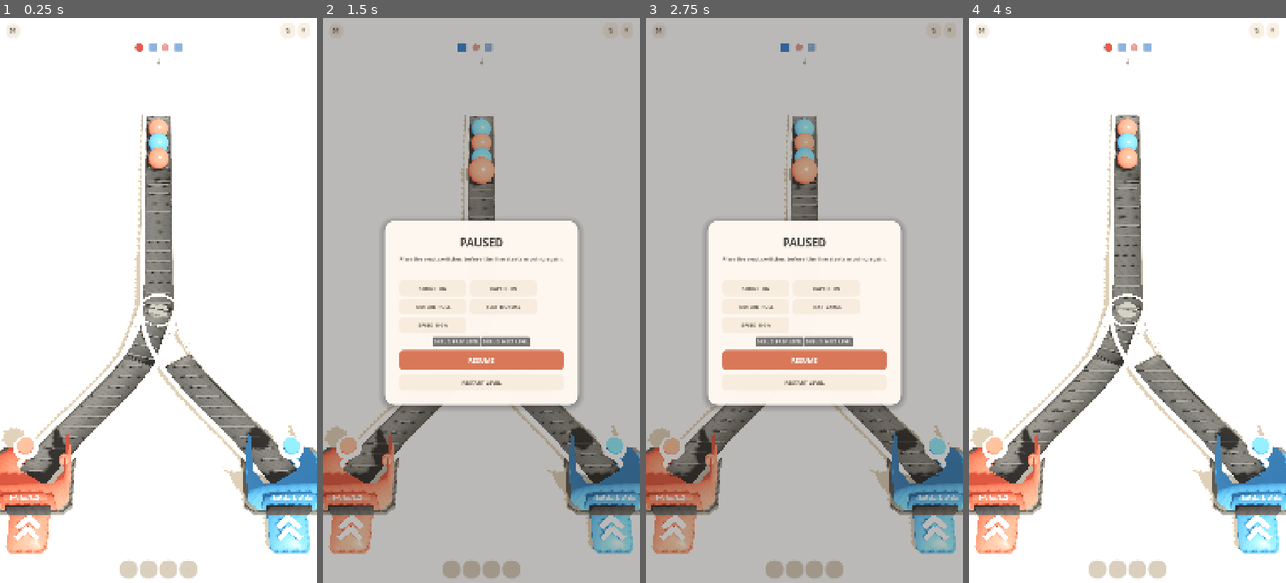
Above: before the commit, frames 1-4 (left to right).
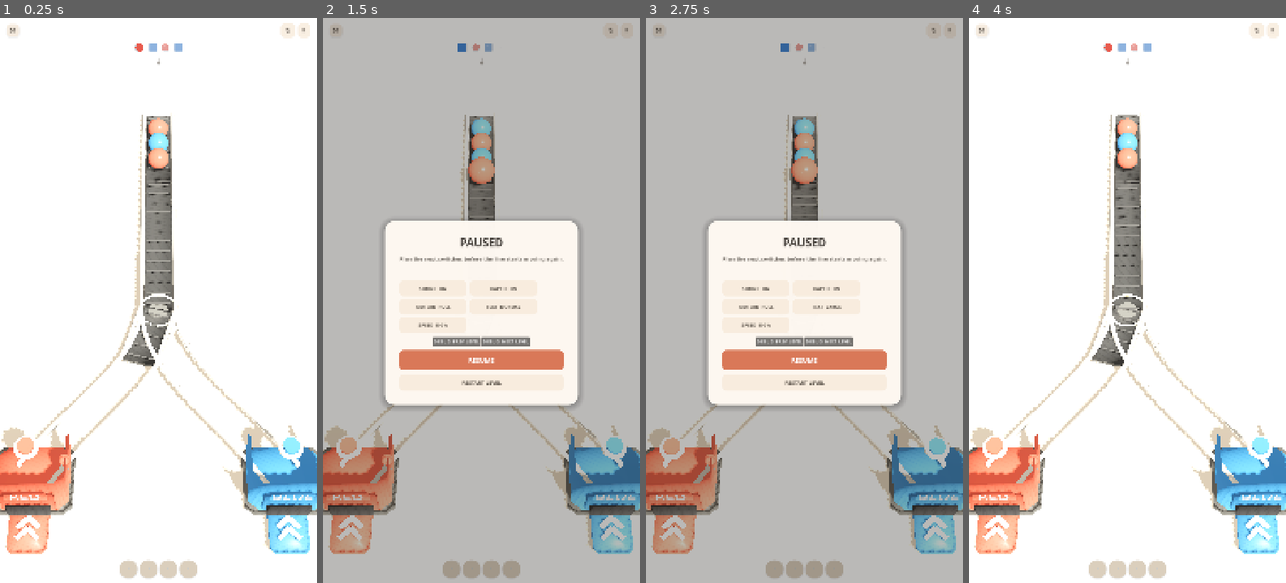
Above: after the commit, the same moments.

Repository: mocchaust64/rail_game
Game: Godot game, scene res://app/main.tscn
The game is run twice, just before and just after one commit, with the same random seed, the same clock (stepped at 60 frames per second) and the same inputs.
Inputs:
- Up to frame 1 (0.25 s): no input
- Up to frame 2 (1.5 s): click "↻" at 0.5 s; click "Ⅱ" at 1.25 s
- Up to frame 3 (2.75 s): click "TEXT NORMAL" at 2 s
- Up to frame 4 (4 s): click "RESTART LEVEL" at 2.75 s; click "↻" at 3.5 s

The runs differ from the first frame. In frame 1, 4.9% of the frame differs, in the area x 6-94%, y 59-83%; in frame 2, 3.0%; in frame 3, 3.0%; in frame 4, 5.0%.

Commit message:
visual: separate guide rails from active conveyor routes

Diff:
--- a/game/level_builder.gd
+++ b/game/level_builder.gd
@@ -1,12 +1,11 @@
 class_name LevelBuilder
 extends RefCounted
-# Builds gameplay plus the reference-video presentation. Junction outgoing paths
-# keep their pale guide rails visible, but the dark belt starts after the long
-# rotating conveyor section owned by JunctionActor.
+# Builds gameplay plus the reference-video presentation. Possible routes are
+# visible as pale guide rails; junctions own the dark moving bridge that connects
+# one branch at a time.
 
 const LEVEL_PATH := "res://levels/level_%02d.json"
 const BLOCKING_TYPES := ["receiver", "source"]
-const JUNCTION_VISUAL_GAP := 1.50
 
 
 static func load_data(level_number: int) -> Dictionary:
@@ -65,6 +64,7 @@
             "source":
                 var source := SourceActor.new()
                 source.position = positions[id]
+                source.rotation.y = deg_to_rad(float(node.get("rotation_y", 0.0)))
                 world.add_child(source)
                 source.configure(String(id), String(node.get("source_style", "compact")))
                 sources[id] = source
@@ -109,6 +109,13 @@
         var id := String(raw_id)
         var node: Dictionary = nodes_by_id[id]
         var targets := _targets(node)
+        var node_type := String(node.get("type", "normal"))
+        # Junction branches in the reference are mostly bare silver guide rails;
+        # the dark belt is the physical bridge owned by JunctionActor.
+        var default_belt := node_type != "junction"
+        var show_belt := bool(node.get("belt", default_belt))
+        var show_guides := bool(node.get("guides", true))
+
         for raw_target in targets:
             var target := String(raw_target)
             if target.is_empty() or not positions.has(target):
@@ -120,8 +127,7 @@
             var start: Vector3 = positions[id]
             var finish: Vector3 = positions[target]
             var points := TrackGeometry.path_for(id, target, start, finish)
-            var belt_gap := JUNCTION_VISUAL_GAP if String(node.get("type", "normal")) == "junction" else 0.0
-            TrackVisuals.create_path(world, points, belt_gap, 0.0, true, true)
+            TrackVisuals.create_path(world, points, 0.0, 0.0, show_belt, show_guides)
             drawn[key] = true
 
 
